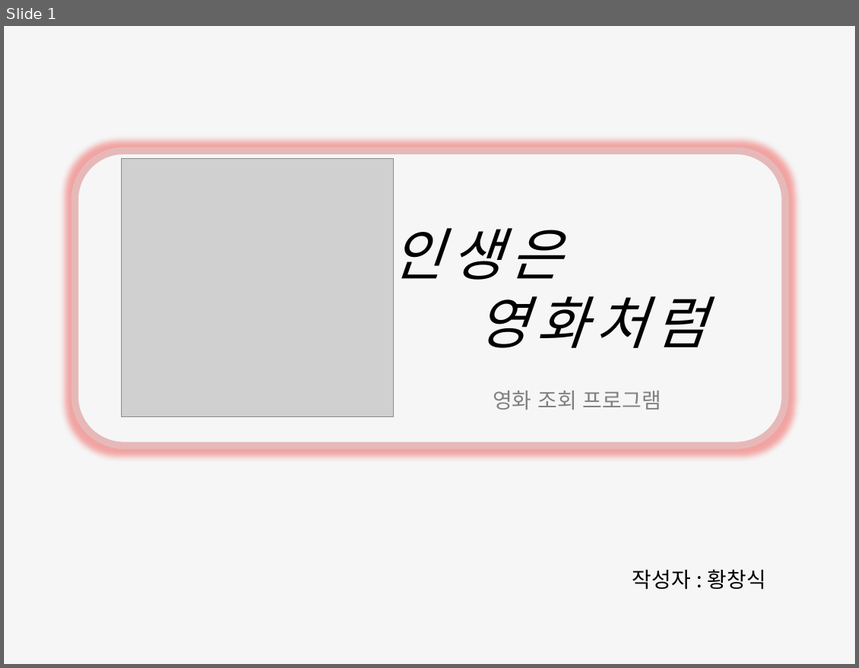
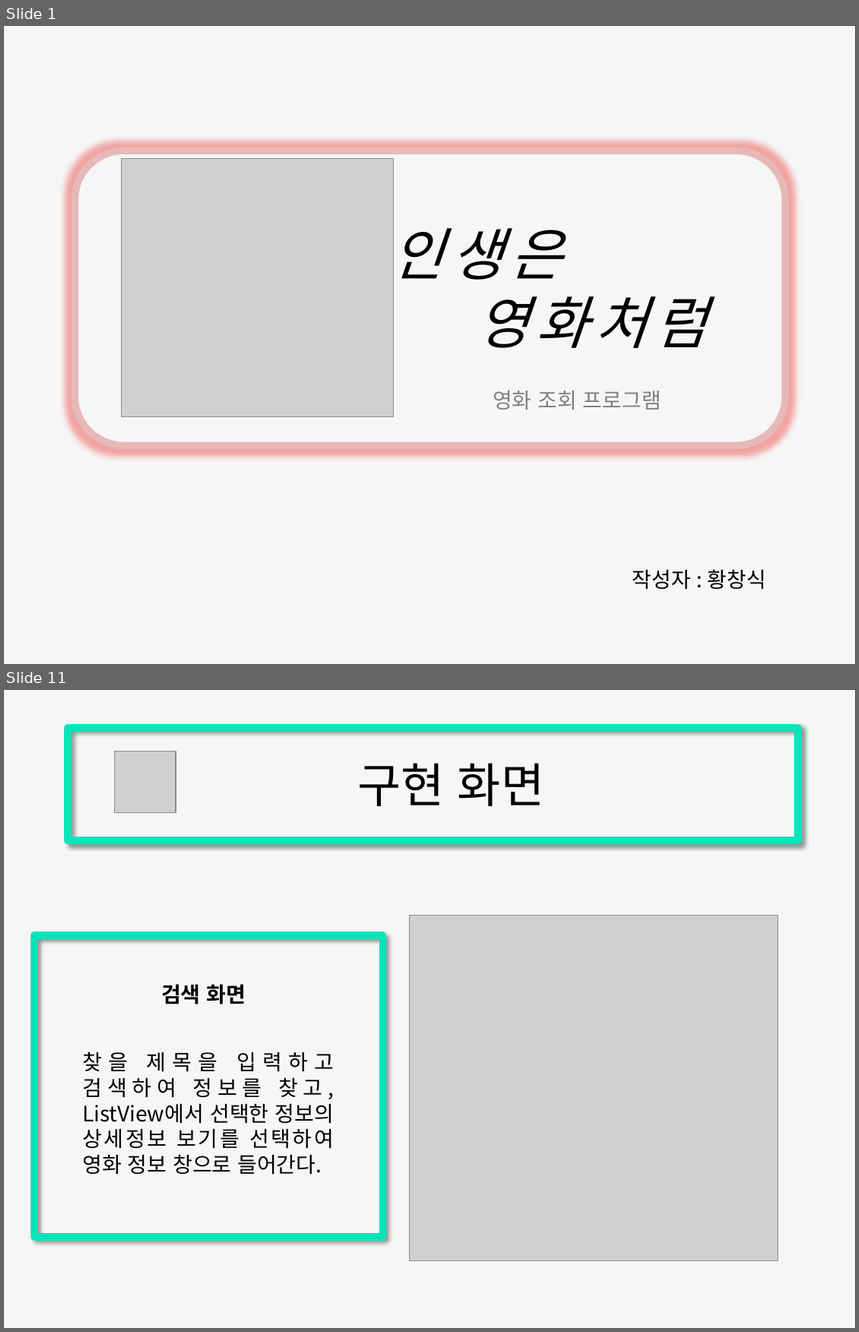
Before and after one commit to Yorgos7784/SW_Lesson, a slide deck: Portfolio/ppt/movieProgram.pptx. Shown one above the other, each under a label of ours: slide 1 before the commit, slides 1 and 11 after it; the slides between them are not shown. The pictures are 859x668 and 859x1332 pixels, drawn with LibreOffice and Linux fonts; fonts in the diff are those of the drawing; grey boxes stand for pictures. Boxes give left, top, right and bottom in pixels: in the first picture for what was removed or moved away, otherwise in the second. Text is boxed around its words. In the diff, an @@ line names an element or a change of style, - is before the commit and + after.

```diff
--- a/Portfolio/ppt/movieProgram.pptx
+++ b/Portfolio/ppt/movieProgram.pptx
@@ slide 11 added at (4,690,855,1328), background #F6F6F6 @@
@@ rectangle added at (68,727,798,840), outline #00E6BA 6 pt @@
@@ picture added at (115,752,176,812) @@
@@ text added at (357,763,544,806), 40 pt, text #000000 @@
+구현 화면
@@ picture added at (409,916,778,1262) @@
@@ rectangle added at (34,935,382,1236), outline #00E6BA 6 pt @@
@@ text added at (161,984,246,1005), 18 pt, text #000000, bold @@
+검색 화면
@@ text added at (83,1052,334,1175), 18 pt, text #000000 @@
+찾을 제목을 입력하고 검색하여 정보를 찾고, ListView에서 선택한 정보의 상세정보 보기를 선택하여 영화 정보 창으로 들어간다.
```
Also in this commit, not shown: 6 slides changed, 7 other slides added, 20 other files.
